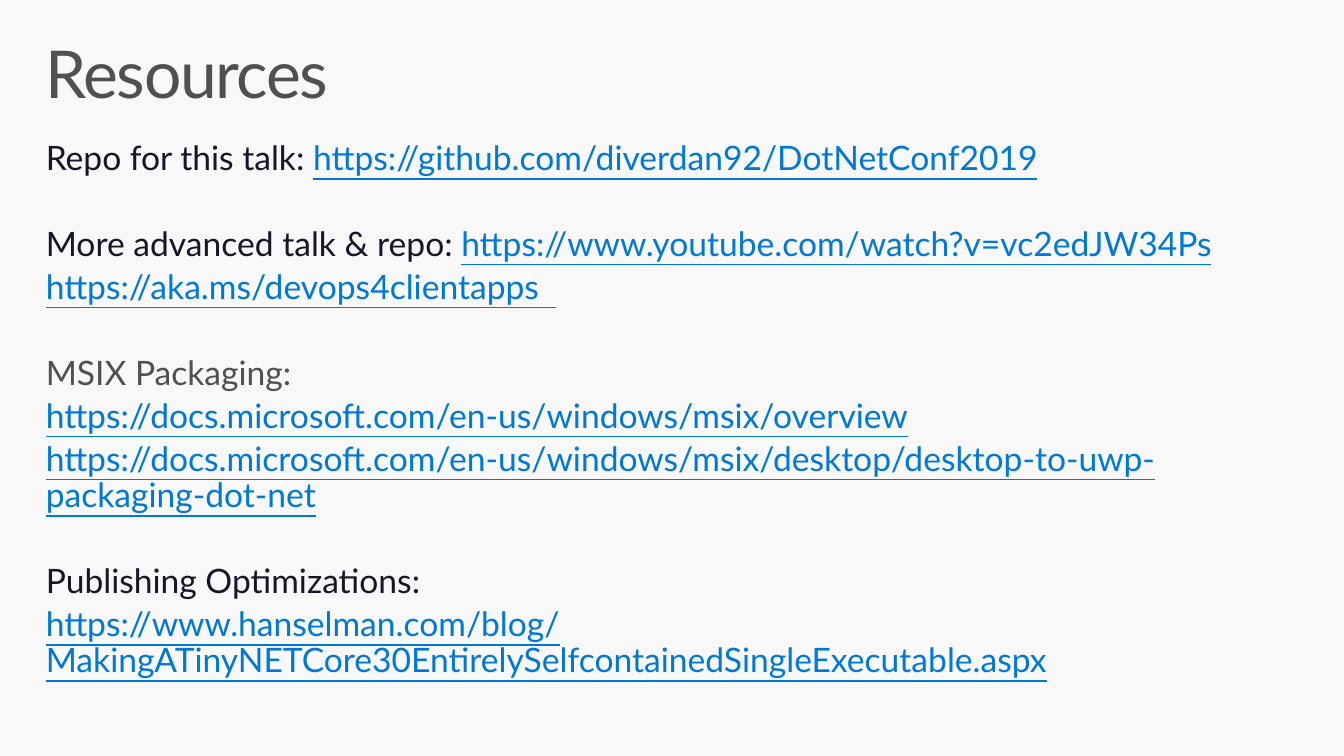
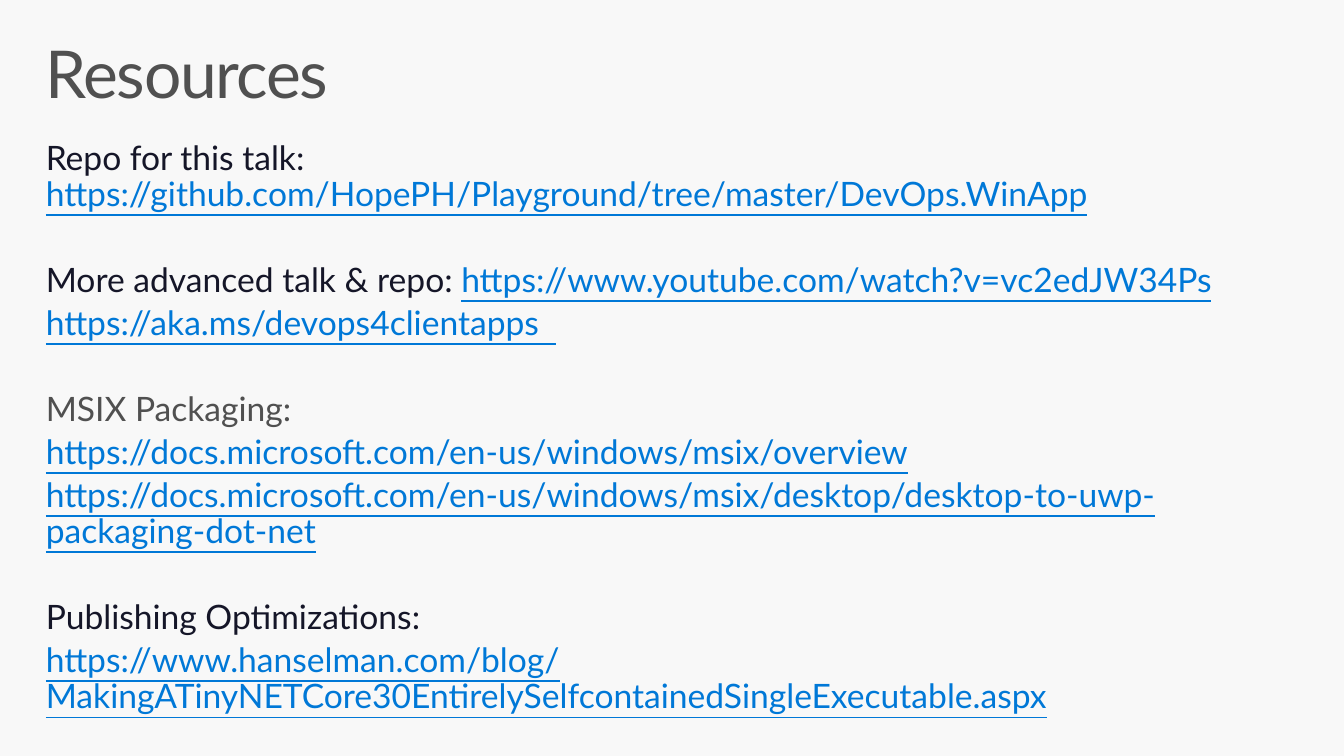
Before and after one commit to HopePH/Playground, a slide deck: slide 8 of DevOps.WinApp/Talk.Later/Chito.DevOps.WindowsDesktopApps.and.AppCenter.pptx (slide 9 before the commit). Drawn at 1344x756 pixels with LibreOffice and Linux fonts; fonts in the diff are those of the drawing. Boxes give left, top, right and bottom in pixels: in the first picture for what was removed or moved away, otherwise in the second. Text is boxed around its words. In the diff, an @@ line names an element or a change of style, - is before the commit and + after.

```diff
--- a/DevOps.WinApp/Talk.Later/Chito.DevOps.WindowsDesktopApps.and.AppCenter.pptx
+++ b/DevOps.WinApp/Talk.Later/Chito.DevOps.WindowsDesktopApps.and.AppCenter.pptx
@@ text at (46,145,1088,212): text changed @@
-Repo for this talk: https://github.com/diverdan92/DotNetConf2019
+Repo for this talk: https://github.com/HopePH/Playground/tree/master/DevOps.WinApp
```
Also in this commit, not shown: 1 slide removed, 1 other file.
